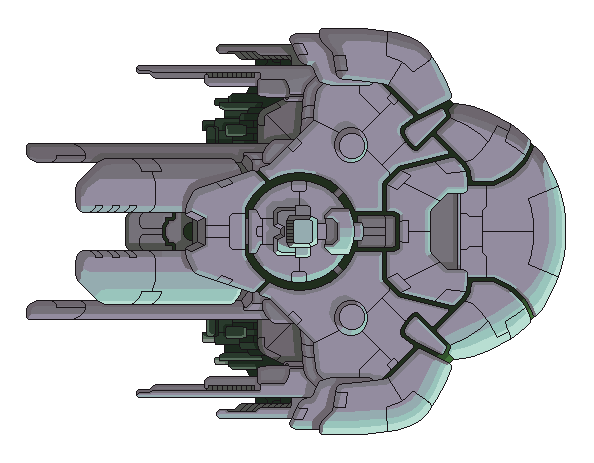
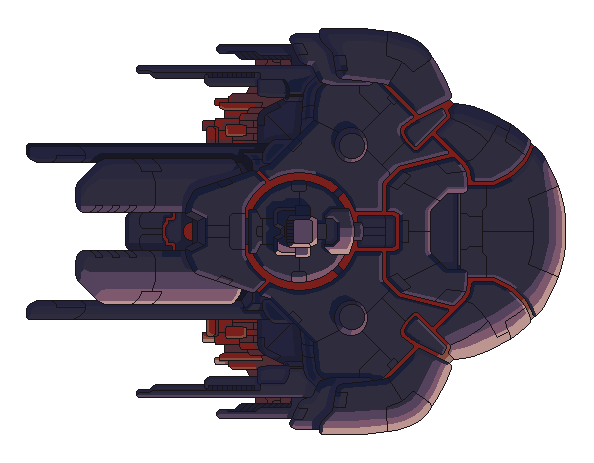
Layers edited between the first and the second 594 × 463 image:
added group "gibs copy" with 6 layers above "gibs" over [27, 29, 565, 434]
added layer "red" above "flat" over [27, 29, 565, 434]
hid "flat" over [27, 29, 565, 434]
